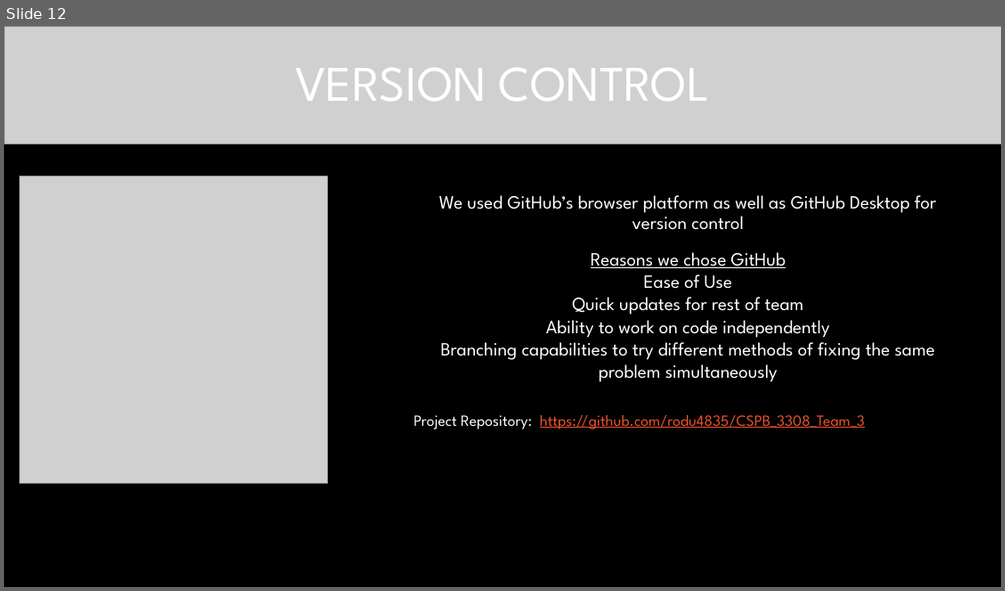
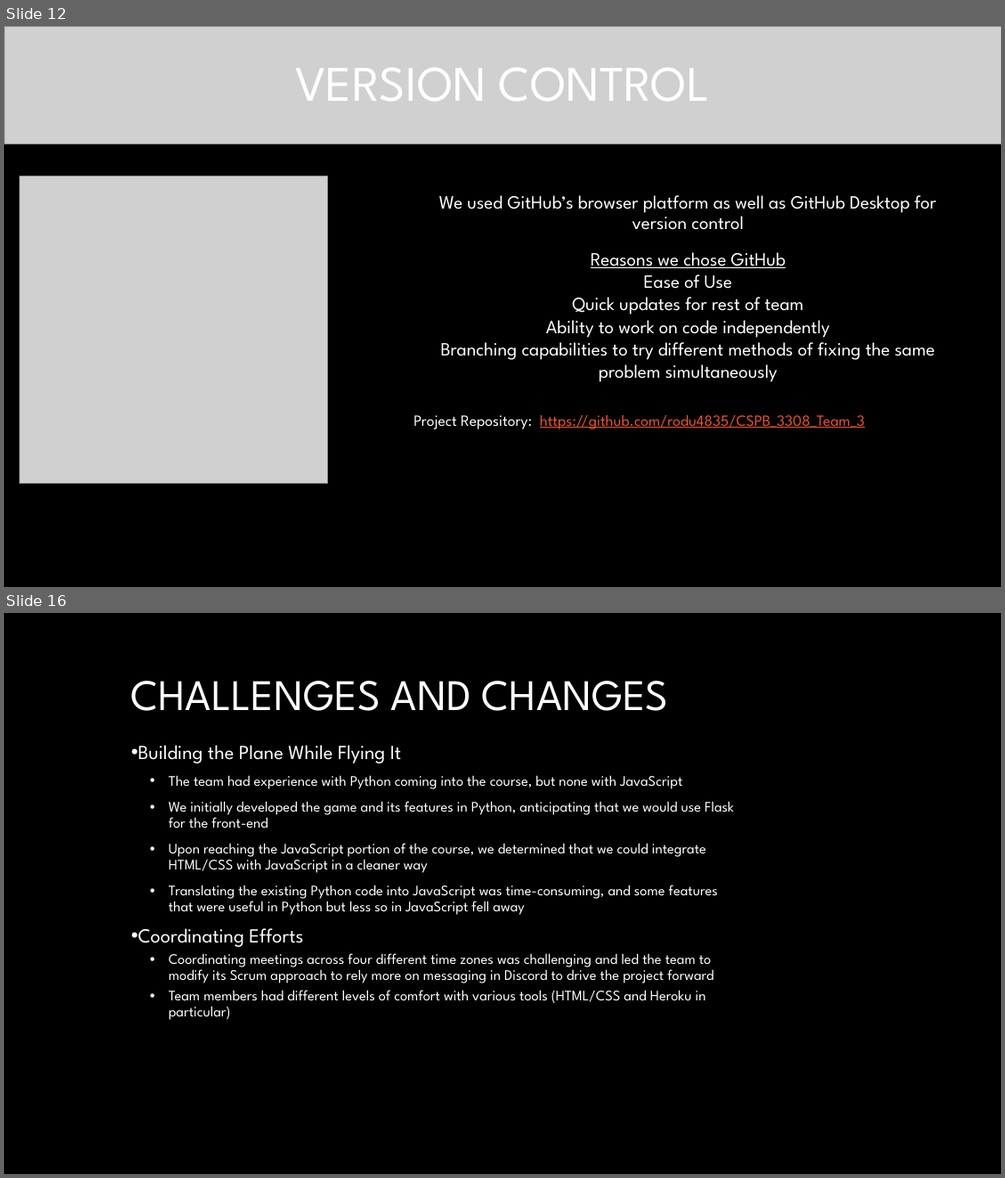
Before and after one commit to rodu4835/Heroku_App_Deployment, a slide deck: CSPB 3308 - Presentation PPT.pptx. Shown one above the other, each under a label of ours: slide 12 before the commit, slides 12 and 16 after it; the slides between them are not shown. The pictures are 1005x591 and 1005x1178 pixels, drawn with LibreOffice and Linux fonts; fonts in the diff are those of the drawing; grey boxes stand for pictures; background and template pictures are left out. Boxes give left, top, right and bottom in pixels: in the first picture for what was removed or moved away, otherwise in the second. Text is boxed around its words. In the diff, an @@ line names an element or a change of style, - is before the commit and + after.

```diff
--- a/CSPB 3308 - Presentation PPT.pptx
+++ b/CSPB 3308 - Presentation PPT.pptx
@@ slide 16 added at (4, 613, 1001, 1174), background #000000 @@
@@ title added at (131, 681, 669, 711), 42 pt, text #FFFFFF @@
+CHALLENGES AND CHANGES
@@ subtitle added at (138, 745, 734, 1020), 14 pt, text #FFFFFF @@
+• Building the Plane While Flying It
+  • The team had experience with Python coming into the course, but none with JavaScript
+  • We initially developed the game and its features in Python, anticipating that we would use Flask for the front-end
+  • Upon reaching the JavaScript portion of the course, we determined that we could integrate HTML/CSS with JavaScript in a cleaner way
+  • Translating the existing Python code into JavaScript was time-consuming, and some features that were useful in Python but less so in JavaScript fell away
+• Coordinating Efforts
+  • Coordinating meetings across four different time zones was challenging and led the team to modify its Scrum approach to rely more on messaging in Discord to drive the project forward
+  • Team members had different levels of comfort with various tools (HTML/CSS and Heroku in particular)
```
Also in this commit, not shown: 3 slides changed, 3 other slides added, 1 slide removed.
